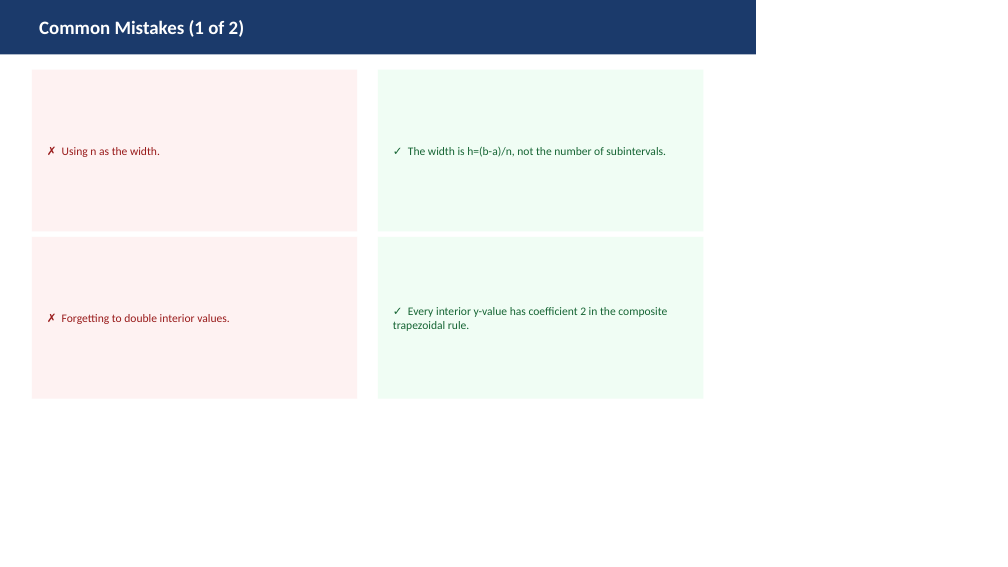
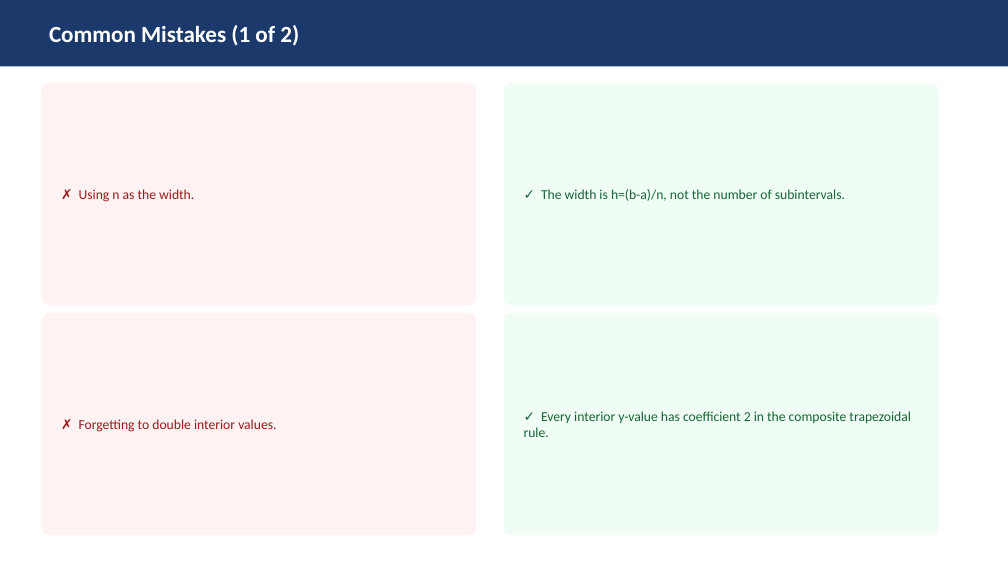
Before and after one commit to xiharbingerix/hsc-maths-coach, a slide deck: slide 8 of generated-slides/year-12-advanced/further-integral-calculus/trapezoidal-rule.pptx. Drawn at 1008x567 pixels with LibreOffice and Linux fonts; fonts in the diff are those of the drawing. Boxes give left, top, right and bottom in pixels: in the first picture for what was removed or moved away, otherwise in the second. Text is boxed around its words. In the diff, an @@ line names an element or a change of style, - is before the commit and + after.

```diff
--- a/generated-slides/year-12-advanced/further-integral-calculus/trapezoidal-rule.pptx
+++ b/generated-slides/year-12-advanced/further-integral-calculus/trapezoidal-rule.pptx
@@ rectangle: place and size @@
-rectangle at bbox=[0, 0, 756, 54]
+rectangle at bbox=[0, 0, 1008, 67]
@@ text "Common Mistakes (1 of 2)": place and size @@
-text "Common Mistakes (1 of 2)" at bbox=[39, 20, 244, 37]
+text "Common Mistakes (1 of 2)" at bbox=[49, 25, 299, 46]
@@ text "Common Mistakes (1 of 2)" at bbox=[49, 25, 299, 46]: size 18 to 22 pt @@
@@ rounded rectangle: place and size @@
-rounded rectangle at bbox=[32, 70, 358, 231]
+rounded rectangle at bbox=[42, 83, 476, 306]
@@ rounded rectangle: place and size @@
-rounded rectangle at bbox=[378, 70, 704, 231]
+rounded rectangle at bbox=[504, 83, 939, 306]
@@ text "✗ Using n as the ...": place and size @@
-text "✗ Using n as the ..." at bbox=[62, 147, 160, 157]
+text "✗ Using n as the ..." at bbox=[79, 189, 194, 202]
@@ text "✓ The width is h=(b-a)/n, ...": place and size @@
-text "✓ The width is h=(b-a)/n, ..." at bbox=[408, 146, 666, 157]
+text "✓ The width is h=(b-a)/n, ..." at bbox=[541, 189, 845, 201]
@@ rounded rectangle: place and size @@
-rounded rectangle at bbox=[32, 237, 358, 399]
+rounded rectangle at bbox=[42, 313, 476, 535]
@@ text "✗ Forgetting to double interior ...": place and size @@
-text "✗ Forgetting to double interior ..." at bbox=[62, 314, 230, 324]
+text "✗ Forgetting to double interior ..." at bbox=[79, 419, 276, 432]
@@ rectangle to rounded rectangle in 4 elements at bbox=[42, 83, 476, 306], bbox=[504, 83, 939, 306], bbox=[42, 313, 476, 535], bbox=[504, 313, 939, 535] @@
@@ rounded rectangle: place and size @@
-rounded rectangle at bbox=[378, 237, 704, 399]
+rounded rectangle at bbox=[504, 313, 939, 535]
@@ size 11 to 13 pt in 4 elements at bbox=[79, 189, 194, 202], bbox=[541, 189, 845, 201], bbox=[79, 419, 276, 432], bbox=[524, 411, 911, 437] @@
@@ text "✓ Every interior y-value has ...": place and size @@
-text "✓ Every interior y-value has ..." at bbox=[393, 307, 667, 331]
+text "✓ Every interior y-value has ..." at bbox=[524, 411, 911, 437]
```
Also in this commit, not shown: 9 other slides changed, 1 slide added, 1 slide removed, 11 other files.
